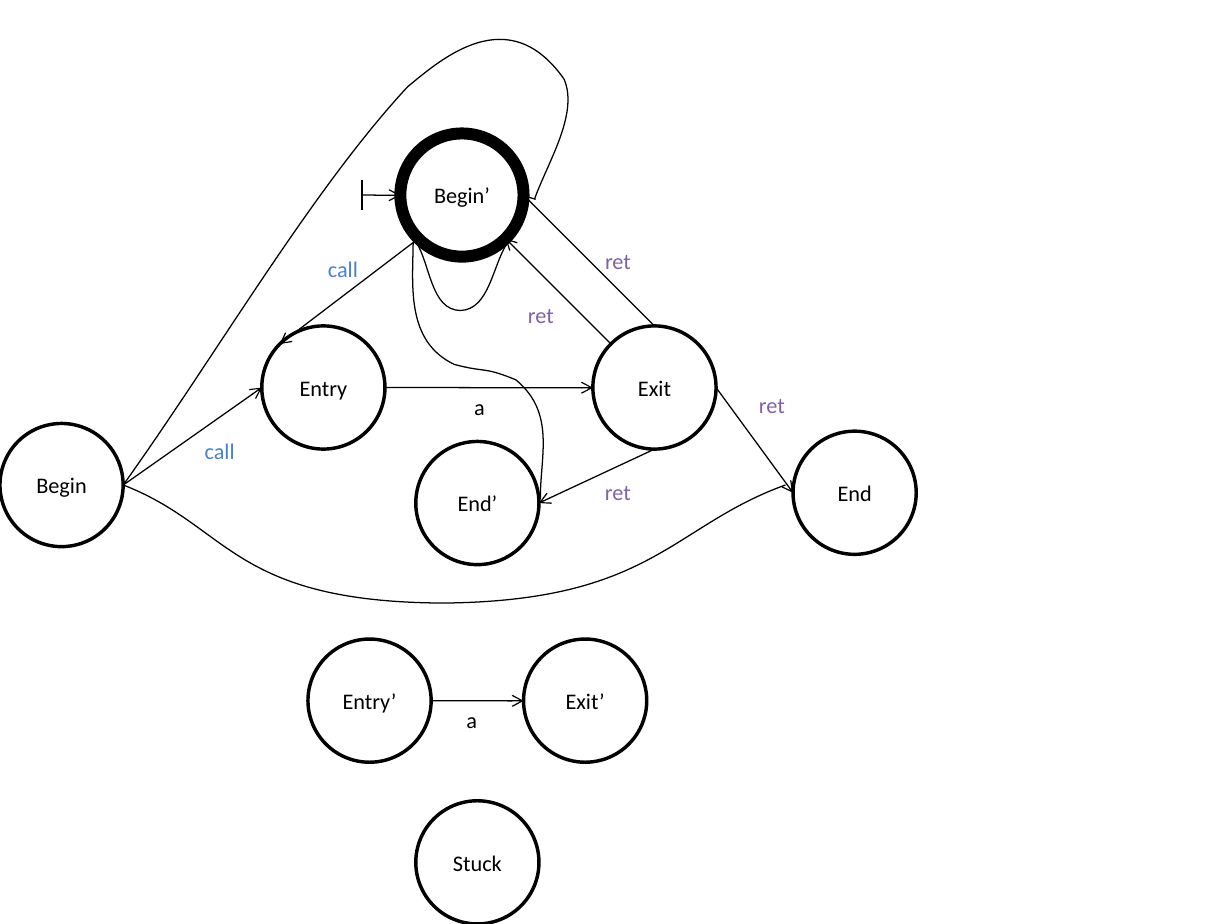
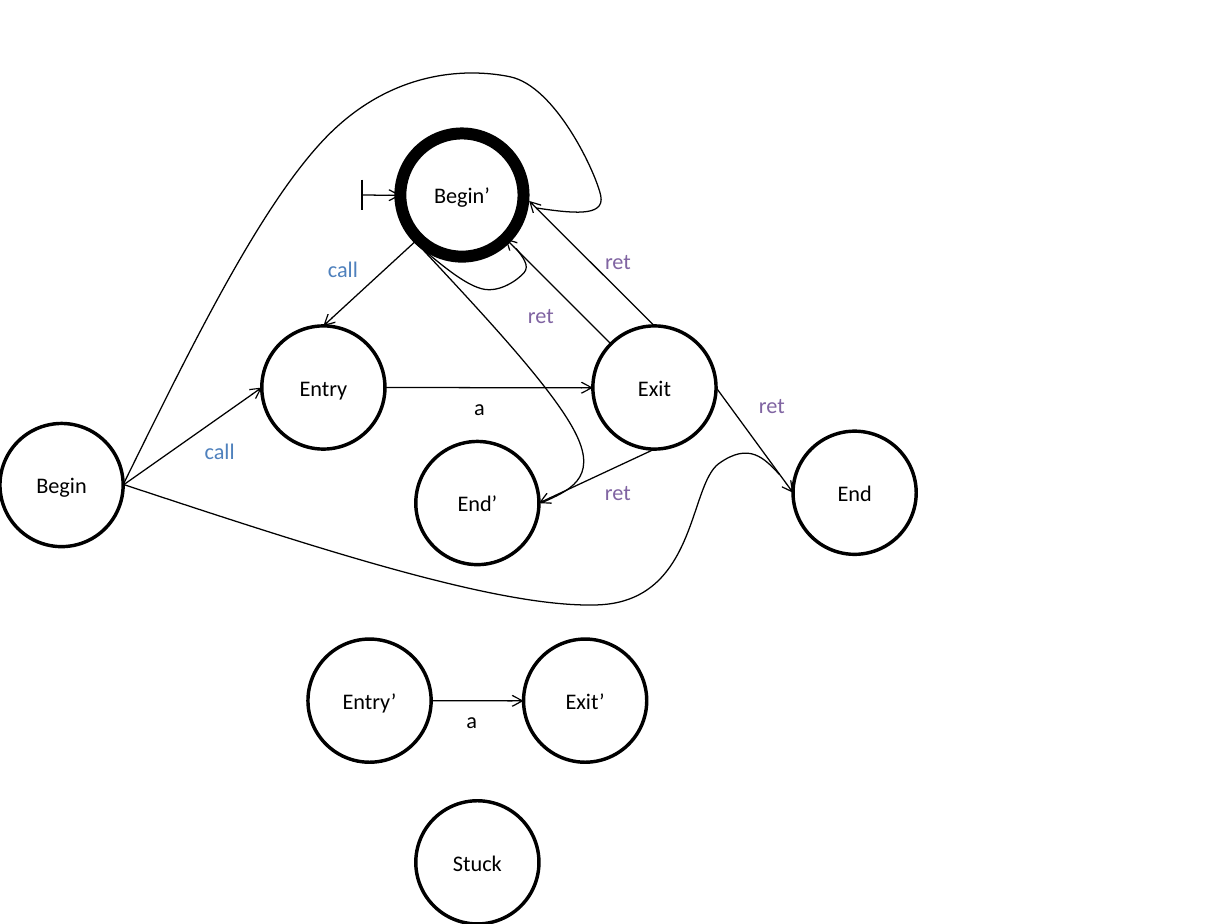
Before and after one commit to WaliDev/WALi-OpenNWA, a slide deck: slide 13 of Doc/NWA_tex/Examples.pptx. Drawn at 1232x924 pixels with LibreOffice and Linux fonts; fonts in the diff are those of the drawing. Boxes give left, top, right and bottom in pixels: in the first picture for what was removed or moved away, otherwise in the second. Text is boxed around its words. In the diff, an @@ line names an element or a change of style, - is before the commit and + after.

```diff
--- a/Doc/NWA_tex/Examples.pptx
+++ b/Doc/NWA_tex/Examples.pptx
@@ freeform shape: place and size @@
-freeform shape at [123, 0, 579, 485]
+freeform shape at [123, 68, 605, 485]
@@ arrow moved from (654, 326) - (524, 195) to (654, 326) - (530, 201) @@
@@ arrow moved from (419, 239) - (280, 344) to (419, 239) - (324, 326) @@
@@ freeform shape: place and size @@
-freeform shape at [407, 243, 557, 499]
+freeform shape at [418, 244, 598, 504]
@@ freeform shape: place and size @@
-freeform shape at [416, 241, 509, 310]
+freeform shape at [418, 244, 531, 293]
@@ freeform shape: place and size @@
-freeform shape at [123, 485, 786, 604]
+freeform shape at [124, 442, 780, 609]
```
Also in this commit, not shown: 1 other slide changed, 6 other files.
